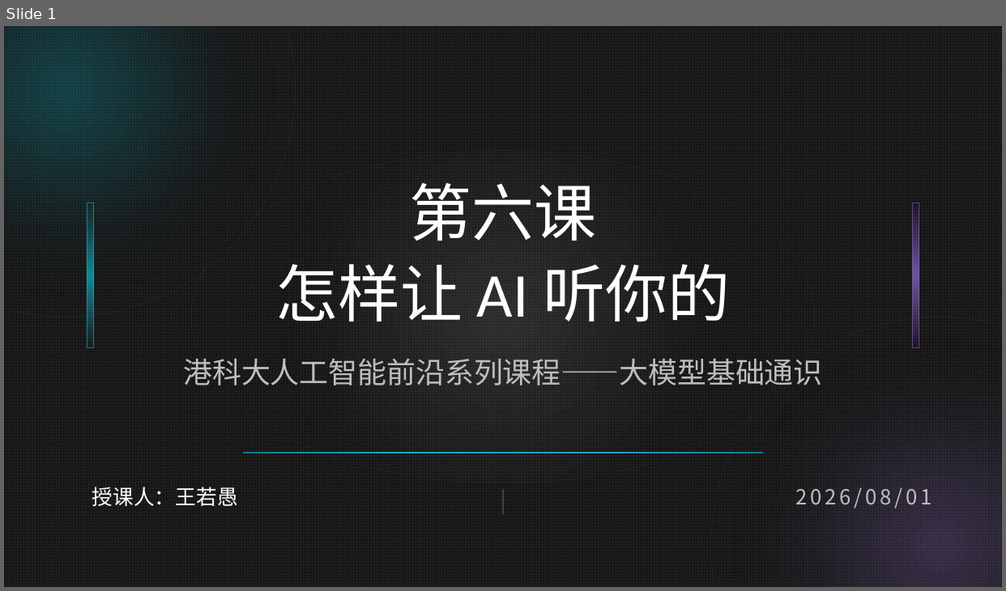
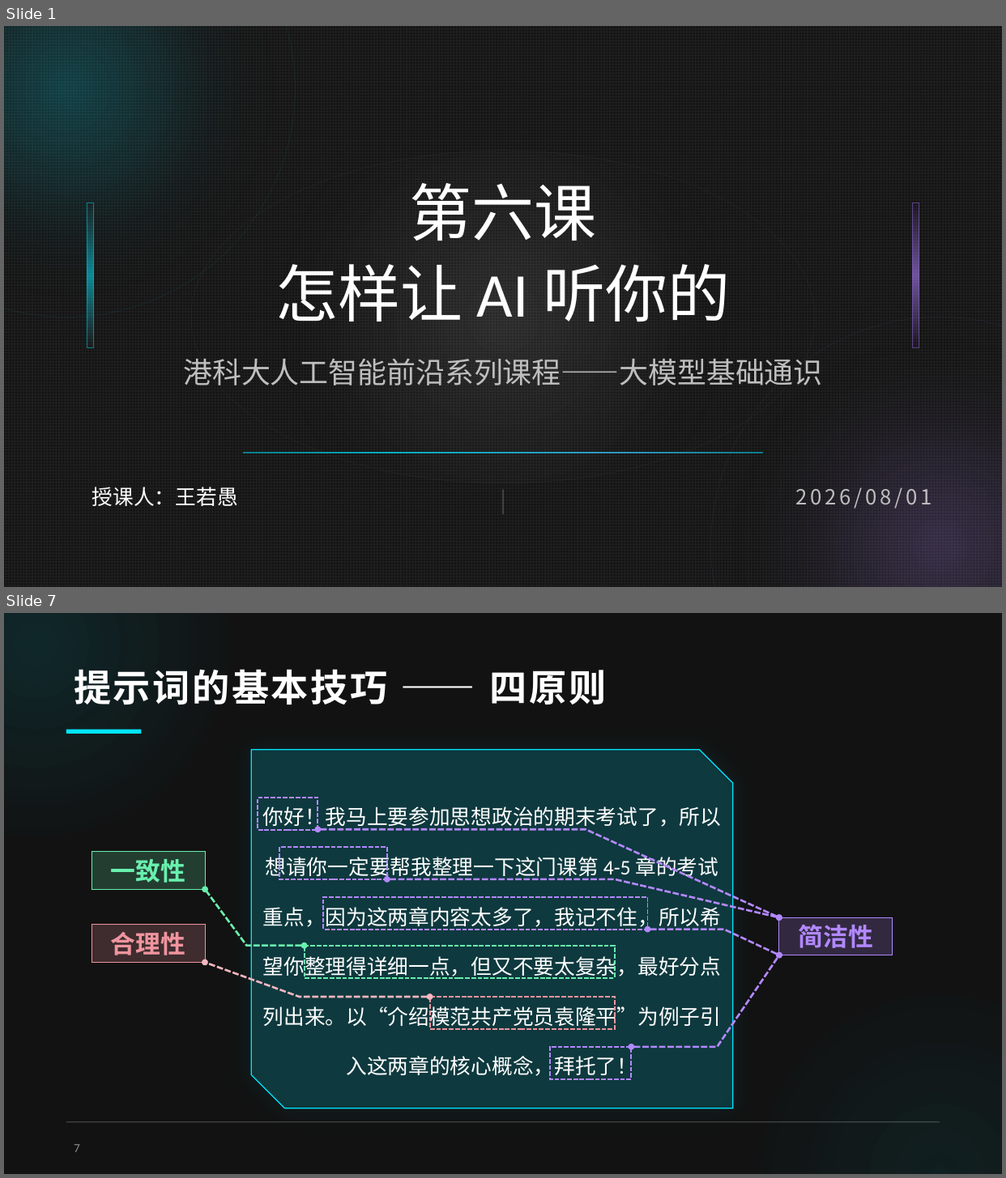
Before and after one commit to TramsWang/Intro2AITechs, a slide deck: 1-基础通识部分/8课时/第6课.pptx. Shown one above the other, each under a label of ours: slide 1 before the commit, slides 1 and 7 after it; the slides between them are not shown. The pictures are 1006x591 and 1006x1178 pixels, drawn with LibreOffice and Linux fonts; fonts in the diff are those of the drawing. Boxes give left, top, right and bottom in pixels: in the first picture for what was removed or moved away, otherwise in the second. Text is boxed around its words. In the diff, an @@ line names an element or a change of style, - is before the commit and + after.

```diff
--- a/1-基础通识部分/8课时/第6课.pptx
+++ b/1-基础通识部分/8课时/第6课.pptx
@@ slide 7 added at (4,613,1002,1174), background #121212 @@
@@ ellipse added at (4,613,233,842), fill gradient #00E5FF @@
@@ title added at (74,669,607,705), 36 pt, text #FFFFFF, bold @@
+提示词的基本技巧 —— 四原则
@@ rounded rectangle added at (66,730,141,735), fill #00E5FF @@
@@ snip diag rect added at (251,750,732,1109), fill #00E5FF at 15% opacity, outline #00E5FF 1 pt @@
@@ rectangle added at (258,798,317,830), outline #B388FF 1.5 pt dashed @@
@@ text added at (263,803,722,1080), 20 pt, text #FFFFFF @@
+你好！我马上要参加思想政治的期末考试了，所以想请你一定要帮我整理一下这门课第 4-5 章的考试重点，因为这两章内容太多了，我记不住，所以希望你整理得详细一点，但又不要太复杂，最好分点列出来。以“介绍模范共产党员袁隆平”为例子引入这两章的核心概念，拜托了！
@@ freeform shape added at (317,829,779,918), outline #B388FF 2 pt dashed @@
@@ rectangle added at (91,852,206,889), fill #69F0AE at 20% opacity, outline #69F0AE 0.75 pt, 24 pt, text #69F0AE, bold @@
+一致性
@@ rectangle added at (279,847,387,879), outline #B388FF 1.5 pt dashed @@
@@ freeform shape added at (387,879,780,918), outline #B388FF 2 pt dashed @@
@@ freeform shape added at (206,889,305,945), outline #69F0AE 2 pt dashed @@
@@ rectangle added at (324,897,648,930), outline #B388FF 1.5 pt dashed @@
@@ rectangle added at (91,925,206,963), fill #EF949E at 20% opacity, outline #EF949E 0.75 pt, 24 pt, text #EF949E, bold @@
+合理性
@@ rectangle added at (780,918,893,955), fill #B388FF at 20% opacity, outline #B388FF 0.75 pt, 24 pt, text #B388FF, bold @@
+简洁性
@@ rectangle added at (305,946,615,978), outline #69F0AE 1.5 pt dashed @@
@@ freeform shape added at (648,930,780,956), outline #B388FF 2 pt dashed @@
@@ freeform shape added at (205,963,430,997), outline #F5B7BF 2 pt dashed @@
@@ freeform shape added at (632,955,780,1047), outline #B388FF 2 pt dashed @@
@@ rectangle added at (430,997,615,1029), outline #EF949E 1.5 pt dashed @@
@@ ellipse added at (752,987,1002,1174), fill gradient #00E5FF @@
@@ rectangle added at (550,1047,632,1080), outline #B388FF 1.5 pt dashed @@
@@ line added from (66, 1122) to (940, 1122), #FFFFFF 1 pt @@
@@ page number added at (74,1144,80,1152), 12 pt, text #8C8C8C @@
+7
```
Also in this commit, not shown: 13 slides changed, 3 other slides added, 20 other files.
